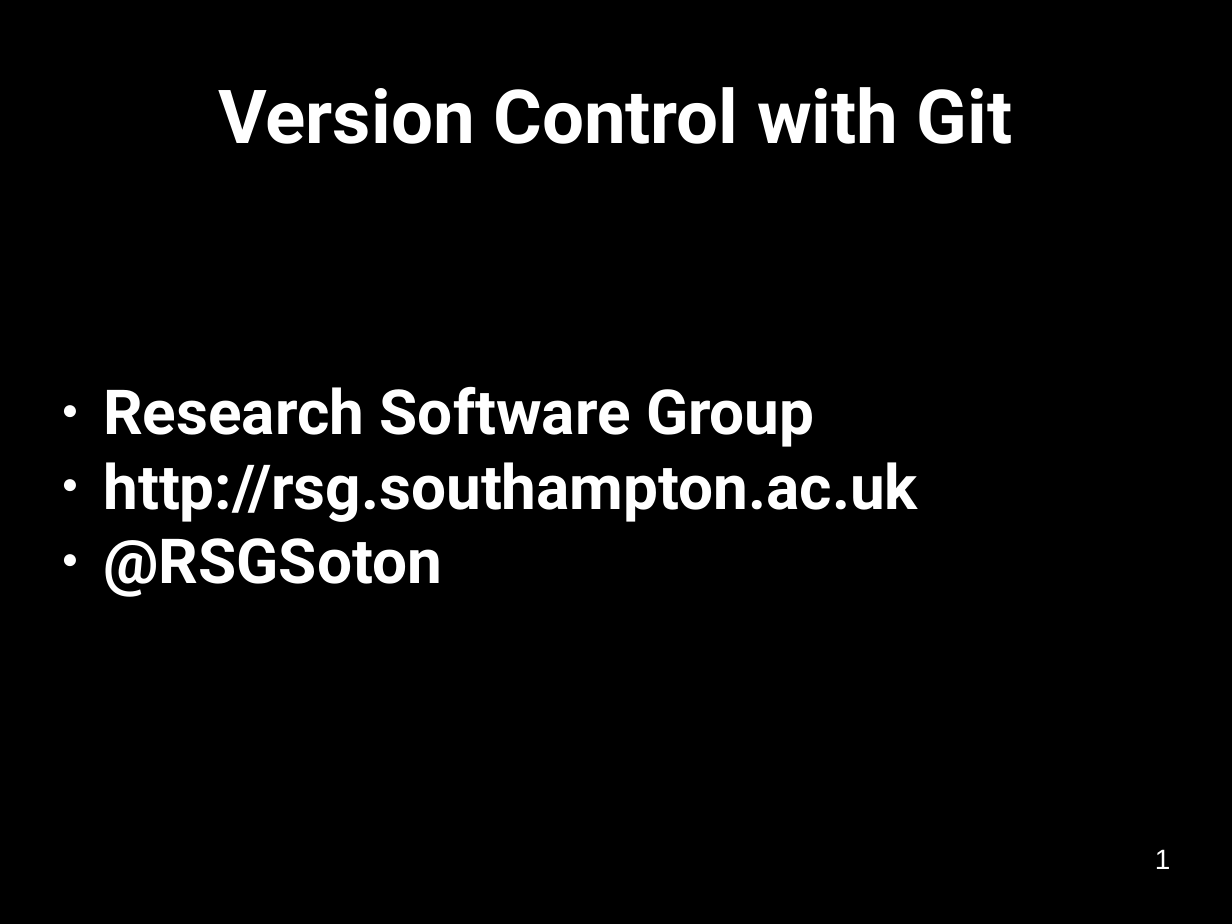
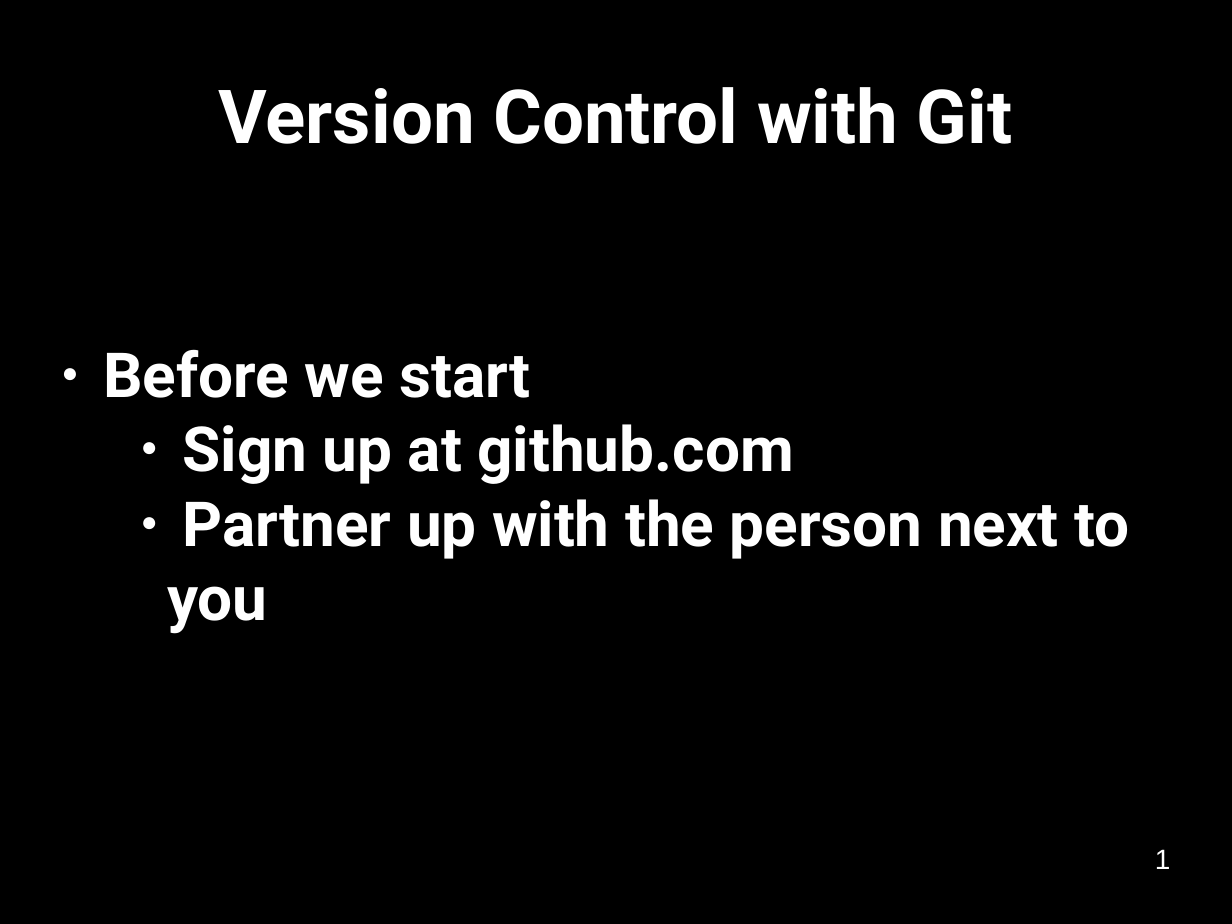
Before and after one commit to Southampton-RSG/2015-12-15-Southampton, a slide deck: slide 1 of novice/git/version-control-with-git-slides.odp. Drawn at 1232x924 pixels with LibreOffice and Linux fonts; fonts in the diff are those of the drawing. Boxes give left, top, right and bottom in pixels: in the first picture for what was removed or moved away, otherwise in the second. Text is boxed around its words. In the diff, an @@ line names an element or a change of style, - is before the commit and + after.

Commit message:
Change first slide from RSG info to set up info

```diff
--- a/novice/git/version-control-with-git-slides.odp
+++ b/novice/git/version-control-with-git-slides.odp
@@ subtitle at (103, 349, 1129, 634): text changed @@
-● Research Software Group
-● http://rsg.southampton.ac.uk
-● @RSGSoton
+● Before we start
+      ● Sign up at github.com
+      ● Partner up with the person next to you
```
Also in this commit, not shown: 1 other file.
